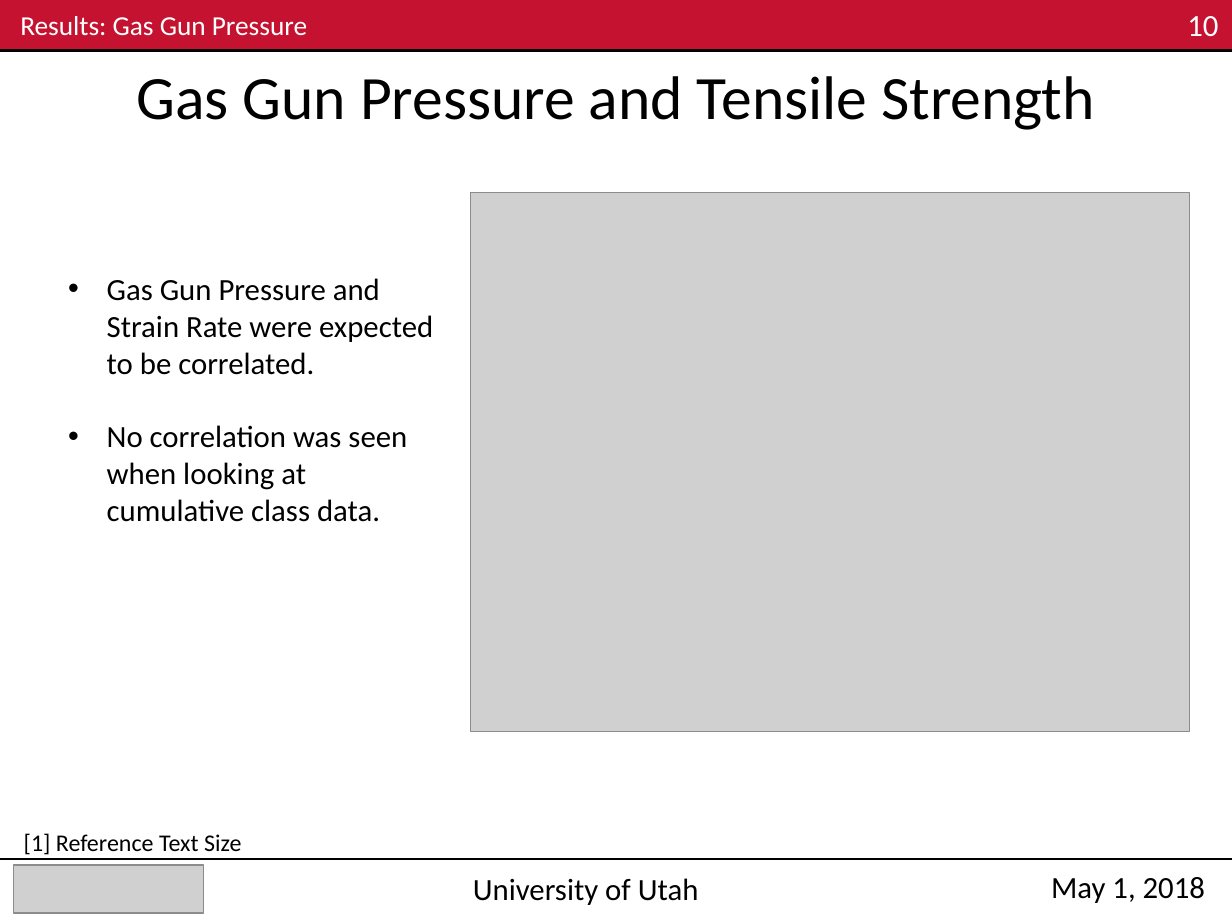
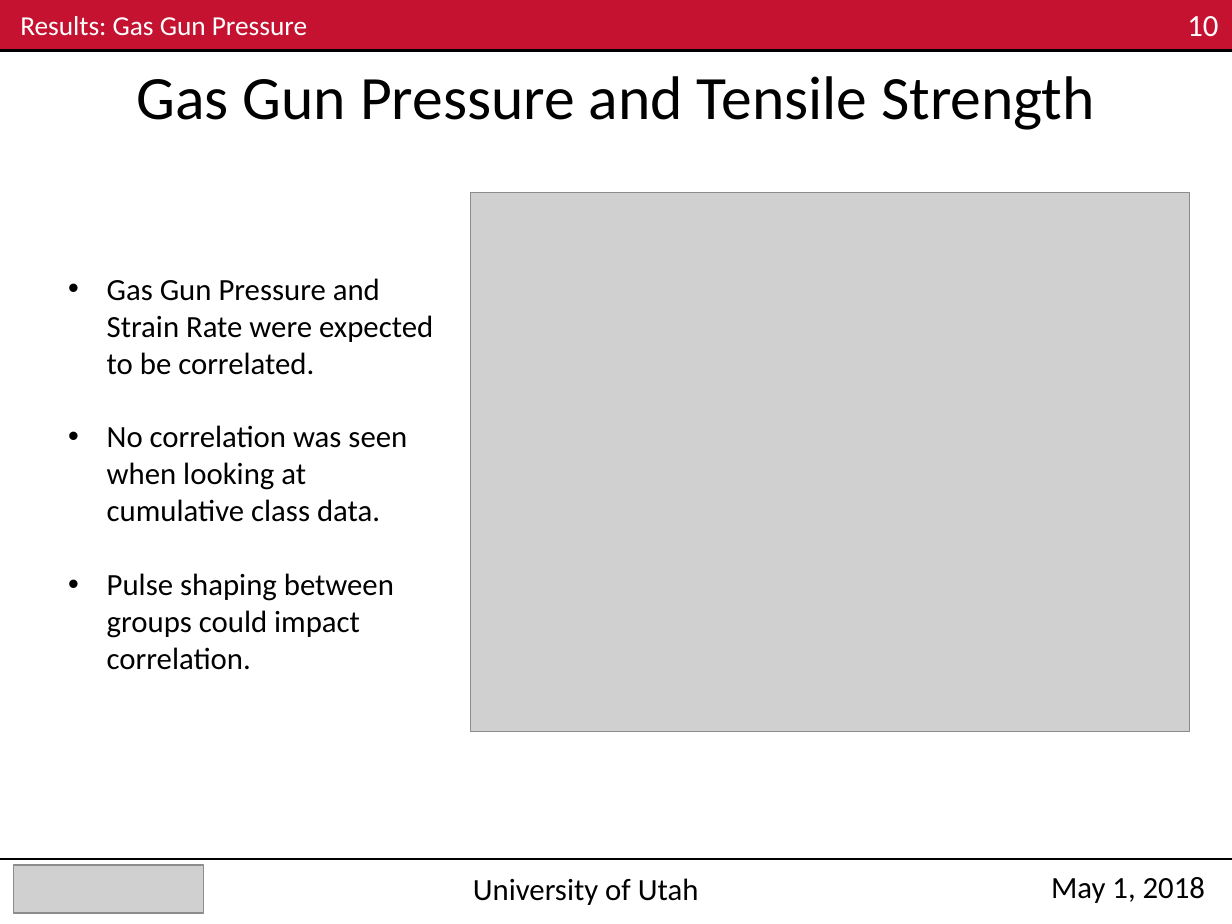
Before and after one commit to Mar-ten/PMAA_Fracture, a slide deck: slide 10 of ME EN 6960_Group4_Exp3_Nick.pptx. Drawn at 1232x924 pixels with LibreOffice and Linux fonts; fonts in the diff are those of the drawing; grey boxes stand for pictures. Boxes give left, top, right and bottom in pixels: in the first picture for what was removed or moved away, otherwise in the second. Text is boxed around its words. In the diff, an @@ line names an element or a change of style, - is before the commit and + after.

```diff
--- a/ME EN 6960_Group4_Exp3_Nick.pptx
+++ b/ME EN 6960_Group4_Exp3_Nick.pptx
@@ text at <box>107,573,394,670</box>: paragraph added @@
+• Pulse shaping between groups could impact correlation.
@@ text removed at <box>24,833,241,855</box> @@
-[1] Reference Text Size
```
Also in this commit, not shown: 8 other slides changed.
